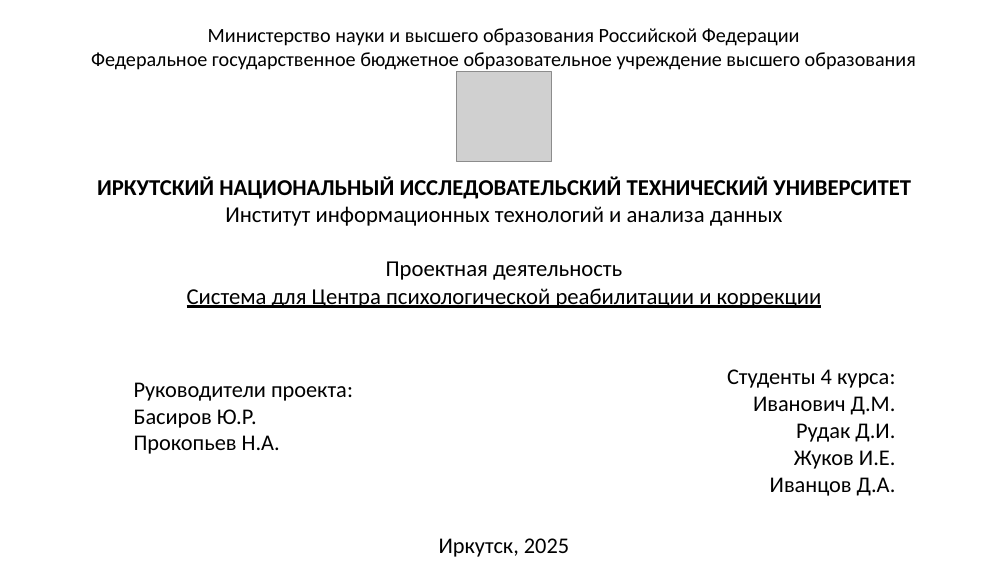
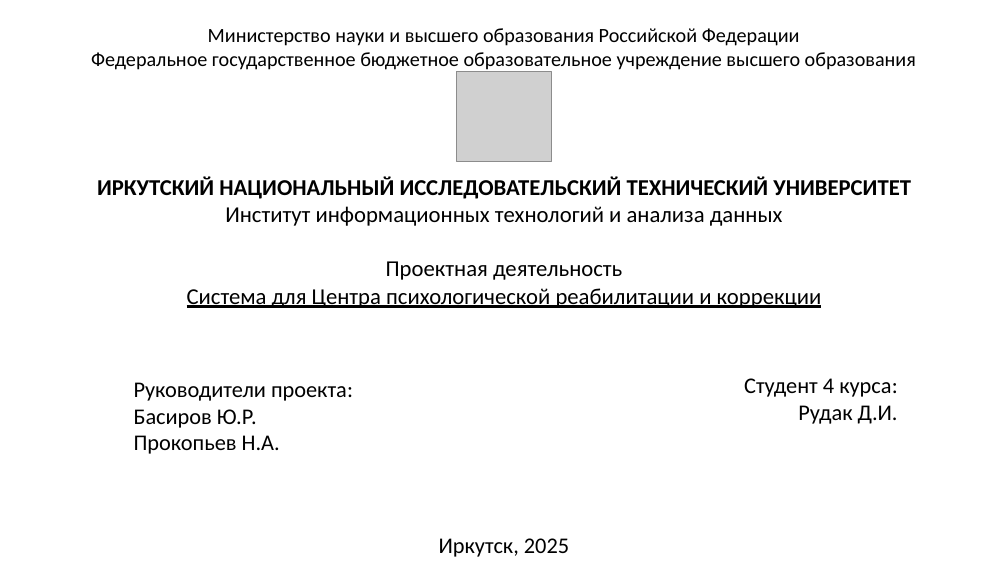
Before and after one commit to quinoth/TRPK, a slide deck: slide 1 of Презентация ЦПРК.pptx. Drawn at 1008x567 pixels with LibreOffice and Linux fonts; fonts in the diff are those of the drawing; grey boxes stand for pictures. Boxes give left, top, right and bottom in pixels: in the first picture for what was removed or moved away, otherwise in the second. Text is boxed around its words. In the diff, an @@ line names an element or a change of style, - is before the commit and + after.

```diff
--- a/Презентация ЦПРК.pptx
+++ b/Презентация ЦПРК.pptx
@@ text "Студент 4 курса:": place and size @@
-text "Студент 4 курса:" at [727,369,896,496]
+text "Студент 4 курса:" at [744,378,898,424]
@@ text at [744,378,897,397]: text changed @@
-Студенты 4 курса:
-Иванович Д.М.
+Студент 4 курса:
@@ text at [770,450,896,496]: paragraphs removed @@
-Жуков И.Е.
-Иванцов Д.А.
```
Also in this commit, not shown: 1 slide removed.
